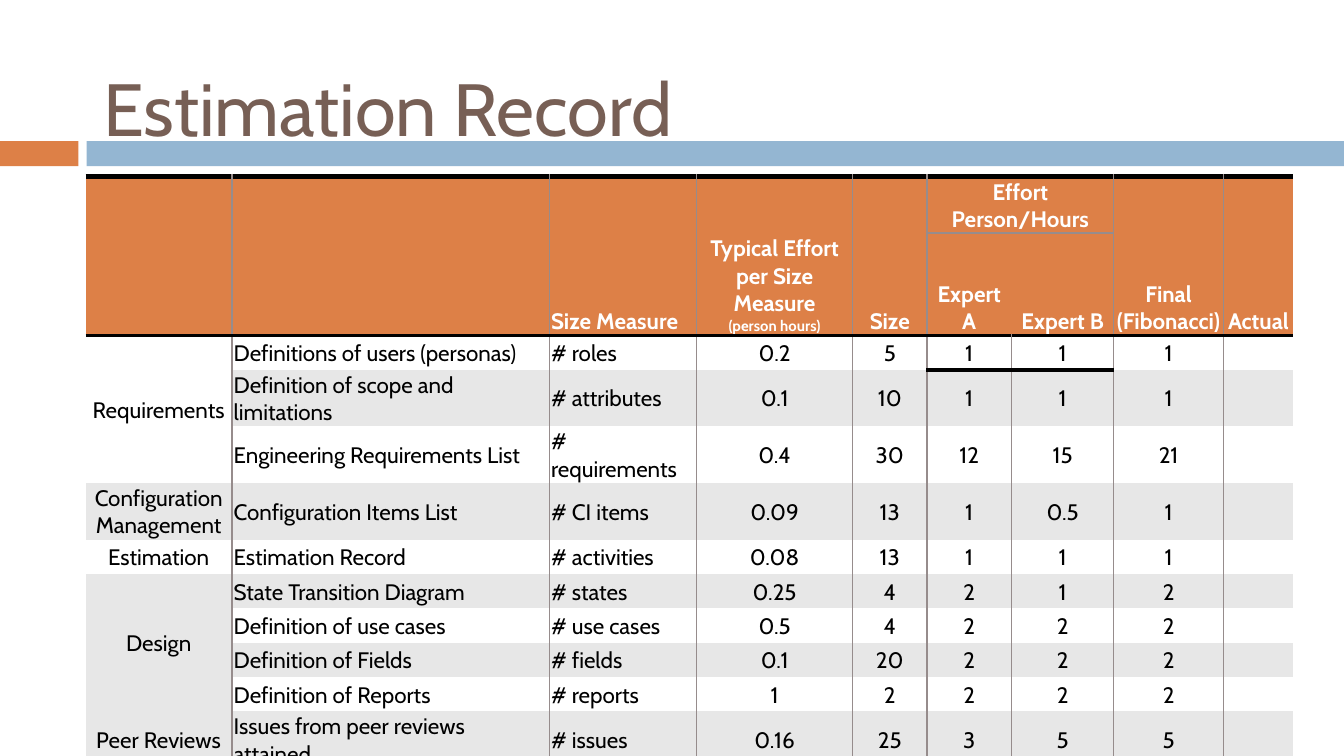
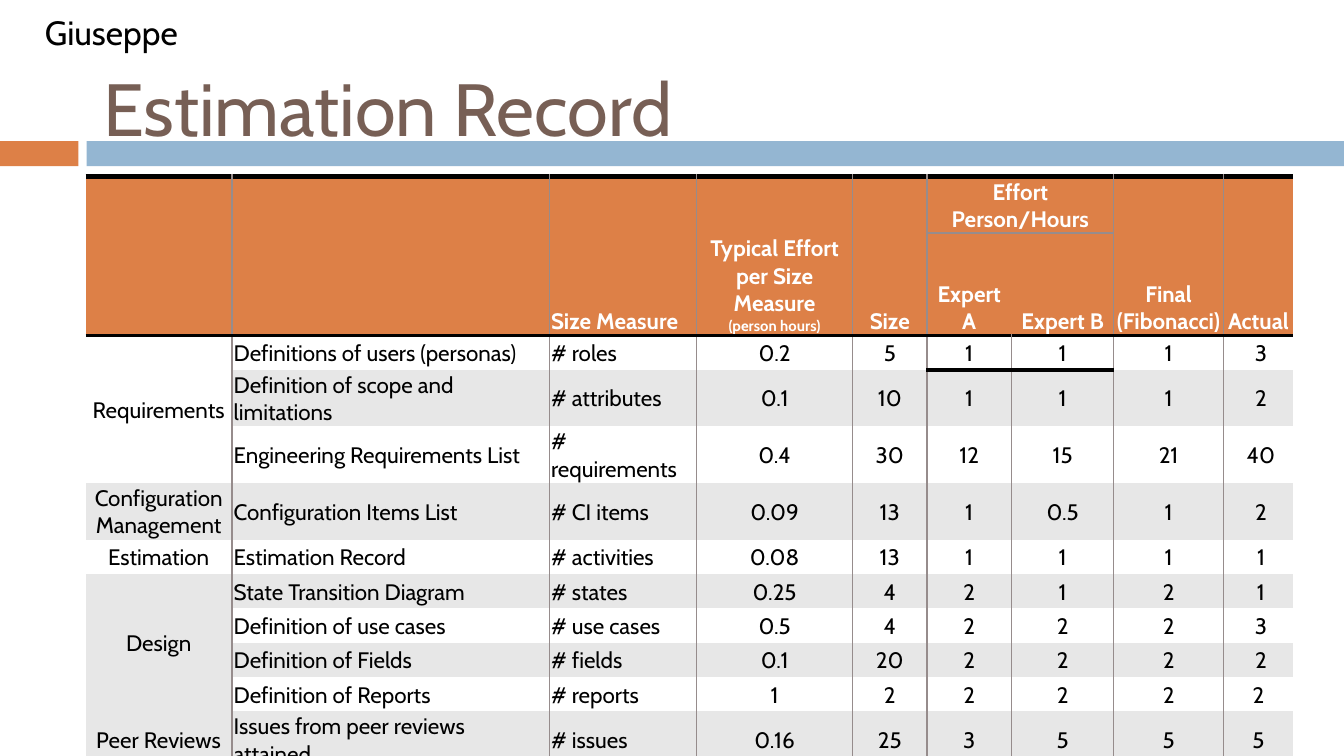
Before and after one commit to gvaccaro21/CS633---Term-Project, a slide deck: slide 8 of Final Presenation/CS_633_Zac3_term_project_report_FINAL_draft.pptx (slide 15 before the commit). Drawn at 1344x756 pixels with LibreOffice and Linux fonts; fonts in the diff are those of the drawing; background and template pictures are left out. Boxes give left, top, right and bottom in pixels: in the first picture for what was removed or moved away, otherwise in the second. Text is boxed around its words. In the diff, an @@ line names an element or a change of style, - is before the commit and + after.

Commit message:
updating Final Presentation

```diff
--- a/Final Presenation/CS_633_Zac3_term_project_report_FINAL_draft.pptx
+++ b/Final Presenation/CS_633_Zac3_term_project_report_FINAL_draft.pptx
@@ text added at bbox=[45, 21, 178, 53], 18 pt, text #000000 @@
+Giuseppe
@@ table at bbox=[86, 176, 1294, 753] @@
-row 3, column 9: 
+row 3, column 9: 3
-row 4, column 9: 
+row 4, column 9: 2
-row 5, column 9: 
+row 5, column 9: 40
-row 6, column 9: 
+row 6, column 9: 2
-row 7, column 9: 
+row 7, column 9: 1
-row 8, column 9: 
+row 8, column 9: 1
-row 9, column 9: 
+row 9, column 9: 3
-row 10, column 9: 
+row 10, column 9: 2
-row 11, column 9: 
+row 11, column 9: 2
-row 12, column 9: 
+row 12, column 9: 5
-row 13, column 9: 
+row 13, column 9: 21
-row 14, column 9: 
+row 14, column 9: 6
-row 15, column 9: 
+row 15, column 9: 21
```
Also in this commit, not shown: 27 other slides changed, 3 slides added.
